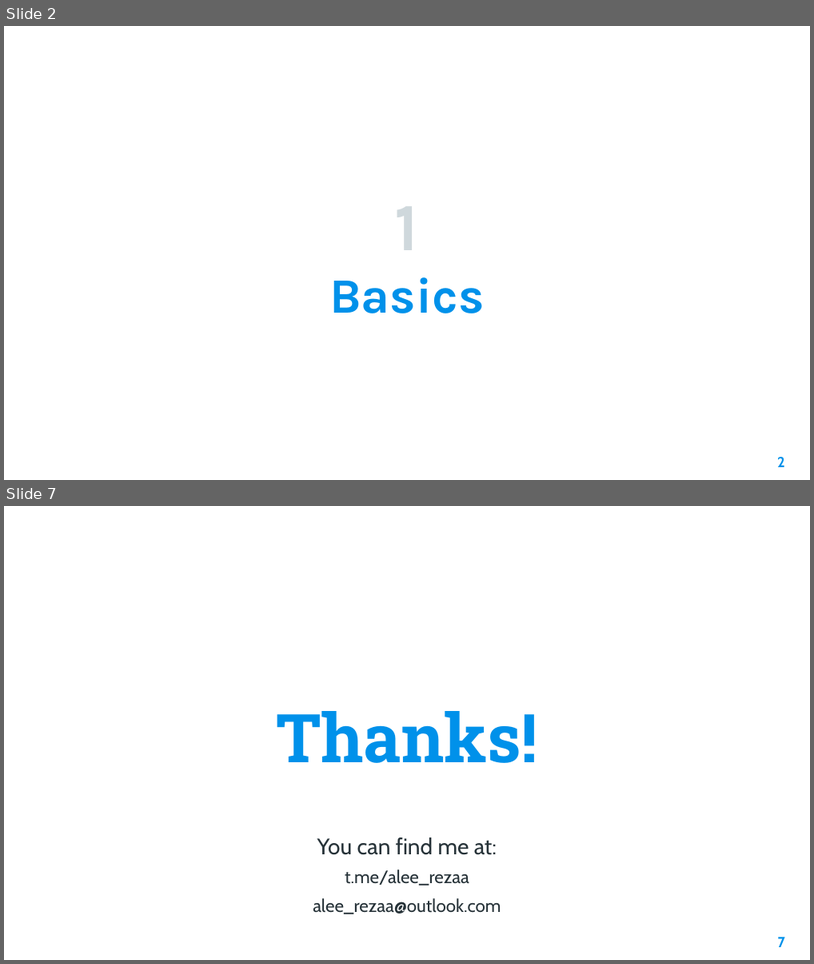
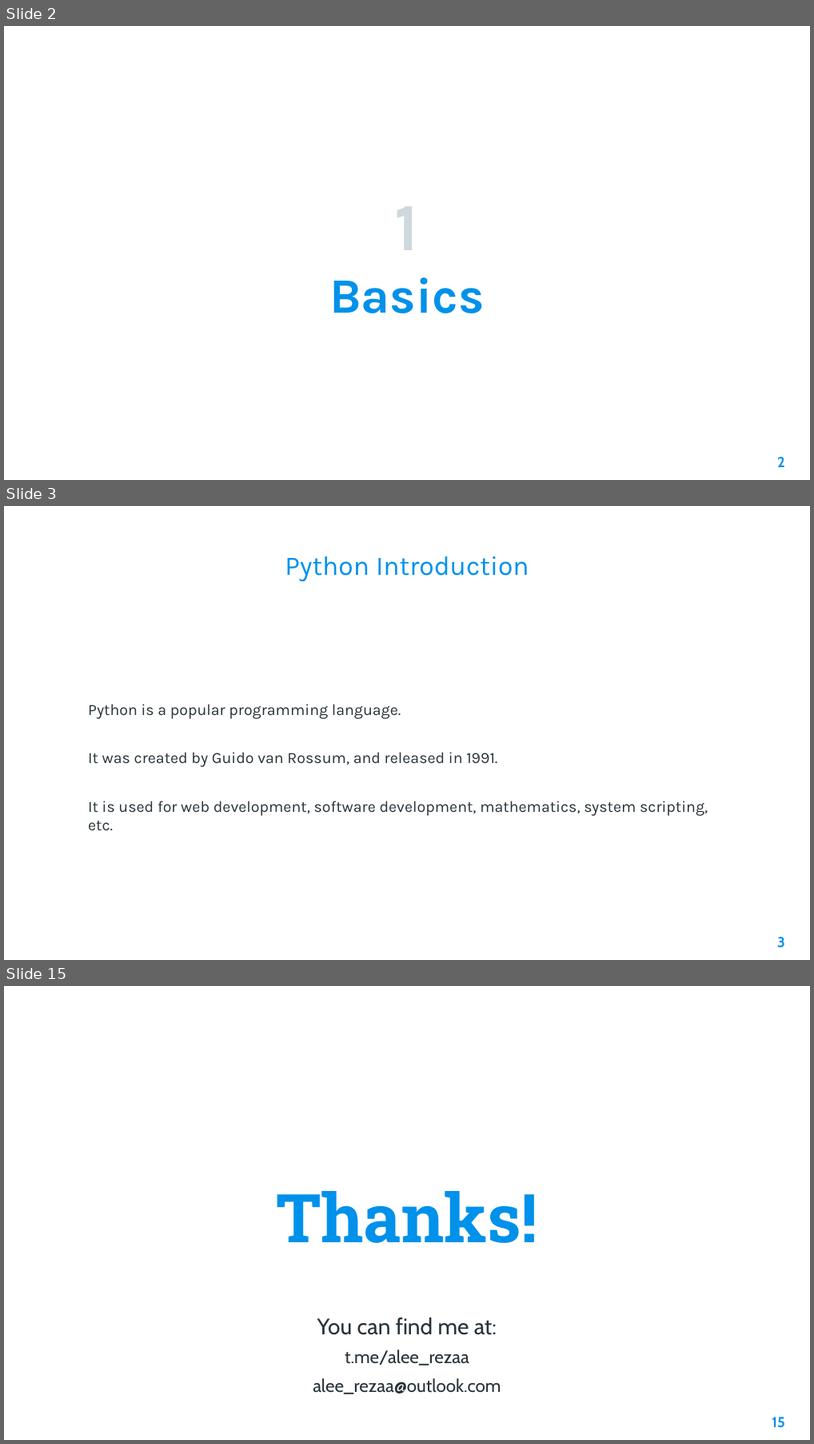
Before and after one commit to AleeRezaa/learn-python, a slide deck: Python.pptx. Shown one above the other, each under a label of ours: slides 2 and 7 before the commit, slides 2, 3 and 15 after it; the slides between them are not shown. The pictures are 814x964 and 814x1444 pixels, drawn with LibreOffice and Linux fonts; fonts in the diff are those of the drawing; background and template pictures are left out. Boxes give left, top, right and bottom in pixels: in the first picture for what was removed or moved away, otherwise in the second. Text is boxed around its words. In the diff, an @@ line names an element or a change of style, - is before the commit and + after.

Commit message:
add python basics

```diff
--- a/Python.pptx
+++ b/Python.pptx
@@ slide 3 added at [4, 506, 810, 960], background picture (left out) @@
@@ title added at [285, 556, 530, 581], 24 pt, text #0091EA @@
+Python Introduction
@@ text added at [88, 704, 708, 830], 14 pt, text #263238 @@
+Python is a popular programming language.
+It was created by Guido van Rossum, and released in 1991.
+It is used for web development, software development, mathematics, system scripting, etc.
@@ page number added at [778, 936, 786, 948], 13 pt, text #0091EA, bold @@
+3
@@ what was slide 7 is now slide 15 @@
@@ page number at [772, 1416, 785, 1428]: text changed @@
-7
+15
```
Also in this commit, not shown: 4 slides changed, 7 other slides added.
